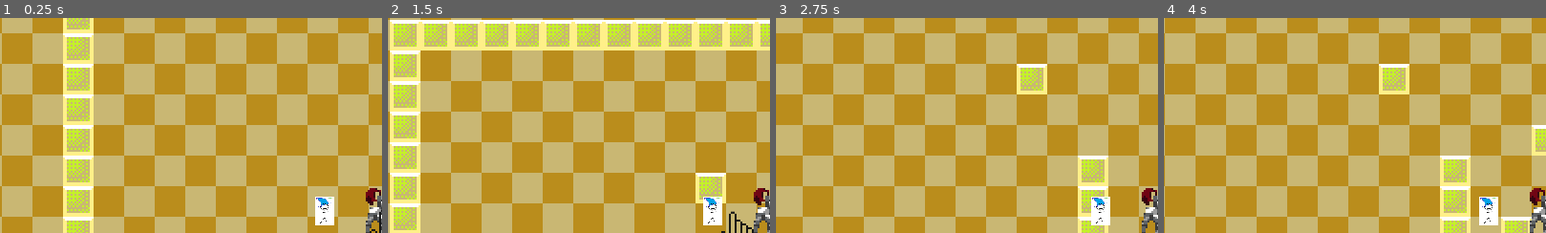
Above: before the commit, frames 1-4 (left to right).
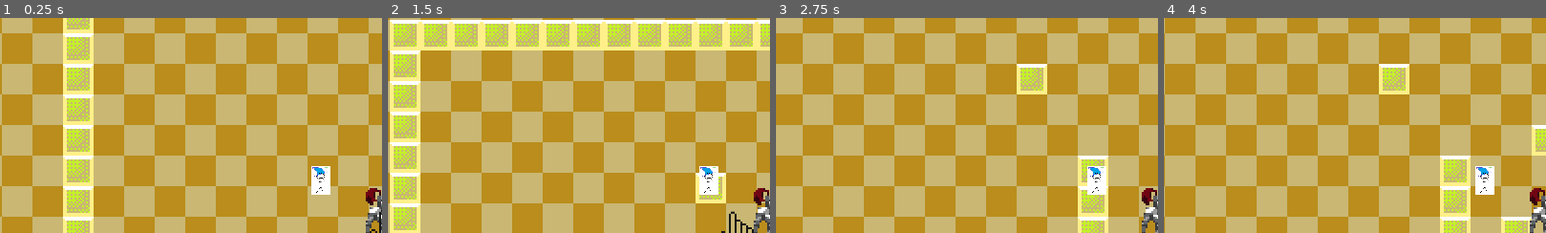
Above: after the commit, the same moments.

Repository: zucchinibyday/GMTK23
Game: Godot game, scene res://main.tscn
Same seed, same stepped clock (60 frames per second), same inputs: the game is played once before the commit and once after it. The engine's default icon, where the game draws it, is replaced by a stand-in: a white triangle on a blue panel in a dark square.
Inputs (mouse positions are % of the whole screen's width and height, from its top left):
- Up to frame 1 (0.25 s): no input
- Up to frame 2 (1.5 s): tap Enter at 0.5 s; move the mouse to (72, 45) at 0.52 s; hold Right (ui_right) 0.53-1.28 s; click (72, 45) at 0.6 s; tap Up (ui_up) at 0.77 s; move the mouse to (45, 50) at 1.27 s; hold Up (ui_up) from 1.28 s (still down); click (45, 50) at 1.35 s
- Up to frame 3 (2.75 s): keep holding Up (ui_up); move the mouse to (52, 48) at 2.02 s; click (52, 48) at 2.1 s
- Up to frame 4 (4 s): keep holding Up (ui_up); move the mouse to (49, 52) at 2.77 s; click (49, 52) at 2.85 s; tap Space at 3.5 s; move the mouse to (57, 51) at 3.52 s; click (57, 51) at 3.6 s
The pictures show only the part of the screen within x 0-50%, y 5-55%; the shares and areas given below are measured in that part.

The runs differ from the first frame. In frame 1, 1.3% of the frame differs, in the area x 81-88%, y 68-97%; in frame 2, 1.3%; in frame 3, 1.2%; in frame 4, 1.3%.

Commit message:
Update Mage.gd

Diff:
--- a/Mage.gd
+++ b/Mage.gd
@@ -10,4 +10,4 @@
 
 func _physics_process(delta):
 	# Needs movement? Or just tags behind the hero
-	position = Vector2(hero.position.x-30, hero.position.y)
+	global_position = Vector2(hero.global_position.x - 32, hero.position.y - 16)
